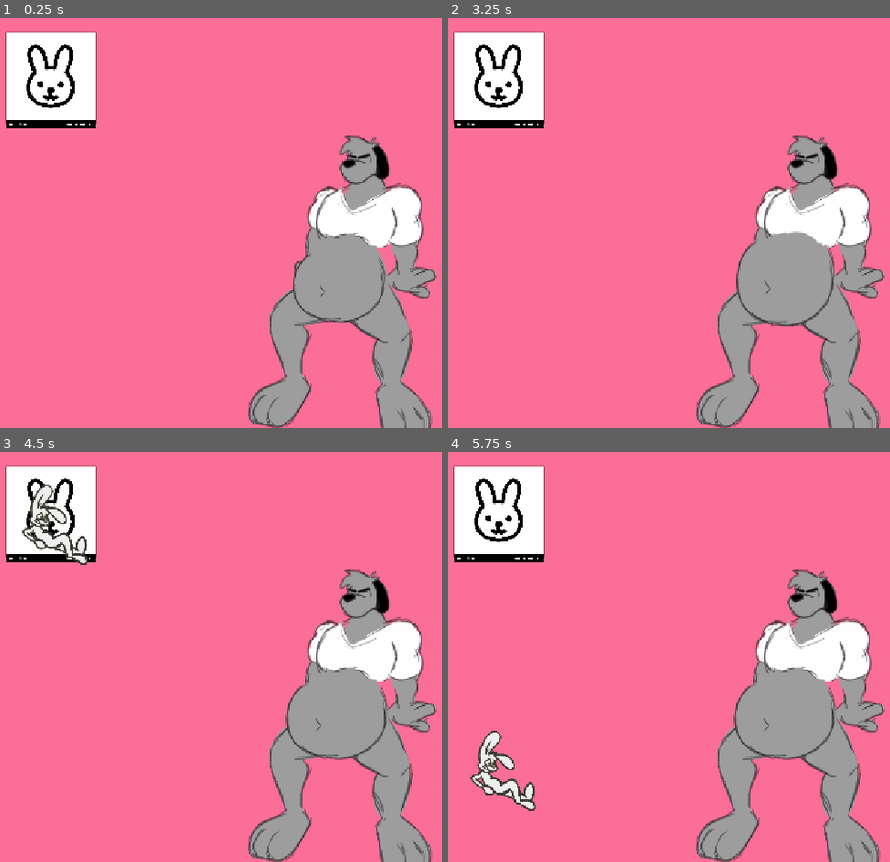
Above: before the commit, frames 1-4 (two rows, left to right).
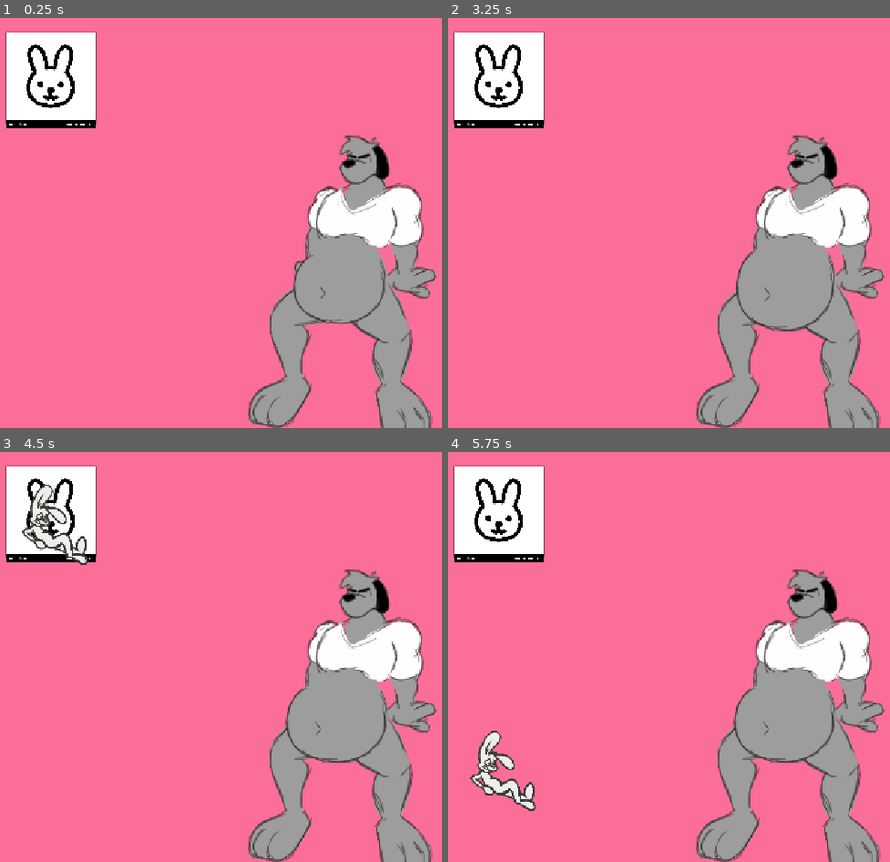
Above: after the commit, the same moments.

Repository: HellsStudios/character_feeder
Game: Godot game, scene res://scenes/main.tscn
Two runs of this game, one before a commit and one after it. Both use one fixed random seed, a clock stepped at 60 frames per second and the inputs below.
Inputs (mouse positions are in pixels of both pictures, inside the frame that each line leads up to):
- Up to frame 1 (0.25 s): no input
- Up to frame 2 (3.25 s): click (496, 79) at 0.5 s; click (496, 79) at 1.25 s; click (496, 79) at 2 s; tap Enter at 2.75 s; drag from (505, 333) to (806, 182) at 2.77 s
- Up to frame 3 (4.5 s): drag from (212, 677) to (358, 616) at 3.52 s; tap Space at 4.25 s; move the mouse to (433, 566) at 4.27 s; click (433, 566) at 4.42 s
- Up to frame 4 (5.75 s): drag from (770, 739) to (801, 517) at 5.02 s

The runs differ from the first frame. In frame 1, 0.3% of the frame differs, in the area x 66-88%, y 57-75%; in frame 2, 0.8%, in the area x 65-88%, y 52-77%; in frame 3, 0.5%; in frame 4, 0.5%.

Commit message:
Tweaks to sprite positioning

Diff:
--- a/scenes/predator.tscn
+++ b/scenes/predator.tscn
@@ -89,7 +89,7 @@
 "times": PackedFloat32Array(0, 0.2, 0.5, 0.8),
 "transitions": PackedFloat32Array(1, 1, 1, 1),
 "update": 0,
-"values": [Vector2(1, 1), Vector2(1, 1.3), Vector2(1.3, 0.8), Vector2(1, 1)]
+"values": [Vector2(1, 1), Vector2(1, 1.2), Vector2(1.2, 0.9), Vector2(1, 1)]
 }
 
 [sub_resource type="AnimationLibrary" id="AnimationLibrary_voa5e"]
@@ -110,11 +110,13 @@
 vframes = 2
 
 [node name="Belly" type="Node2D" parent="." unique_id=1700222651]
+position = Vector2(12, -33)
 
 [node name="BellySprite" type="Node2D" parent="Belly" unique_id=15910279]
 position = Vector2(-22, 26)
 
 [node name="Sprite2D" type="Sprite2D" parent="Belly/BellySprite" unique_id=459868612]
+position = Vector2(-11, 35)
 texture = ExtResource("2_wacsr")
 hframes = 2
 vframes = 2
